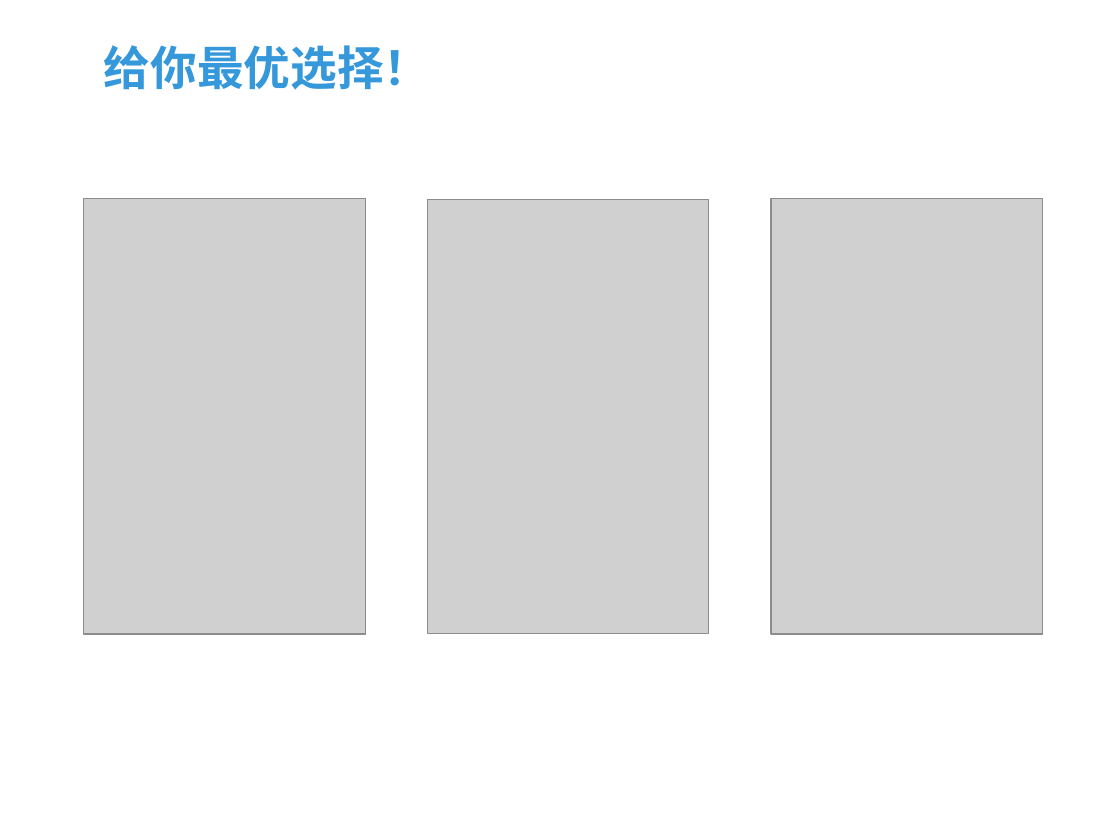
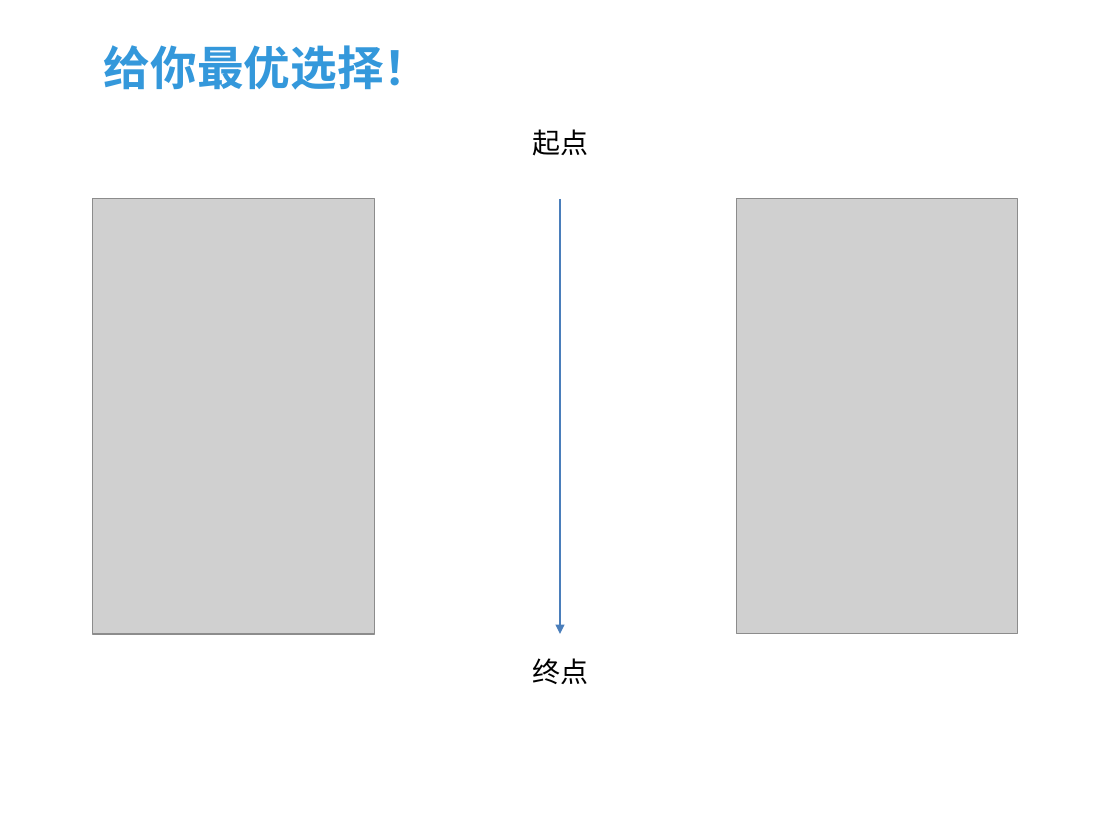
Before and after one commit to fifa0329/HelloAmap, a slide deck: slide 3 of 课程ppt/WP SDK开发指南4.pptx. Drawn at 1120x840 pixels with LibreOffice and Linux fonts; fonts in the diff are those of the drawing; grey boxes stand for pictures; background and template pictures are left out. Boxes give left, top, right and bottom in pixels: in the first picture for what was removed or moved away, otherwise in the second. Text is boxed around its words. In the diff, an @@ line names an element or a change of style, - is before the commit and + after.

```diff
--- a/课程ppt/WP SDK开发指南4.pptx
+++ b/课程ppt/WP SDK开发指南4.pptx
@@ text added at (532, 129, 588, 156), 18 pt, text #000000 @@
+起点
@@ picture: place and size @@
-picture at (83, 199, 365, 635)
+picture at (93, 199, 375, 635)
@@ arrow added from (560, 199) to (560, 634), #4B7EBC 0.75 pt @@
@@ picture: place and size @@
-picture at (428, 199, 709, 634)
+picture at (736, 199, 1017, 634)
@@ picture removed at (771, 199, 1043, 635) @@
@@ text added at (532, 658, 588, 684), 18 pt, text #000000 @@
+终点
```
Also in this commit, not shown: 1 other slide changed, 1 slide added, 3 other files.
